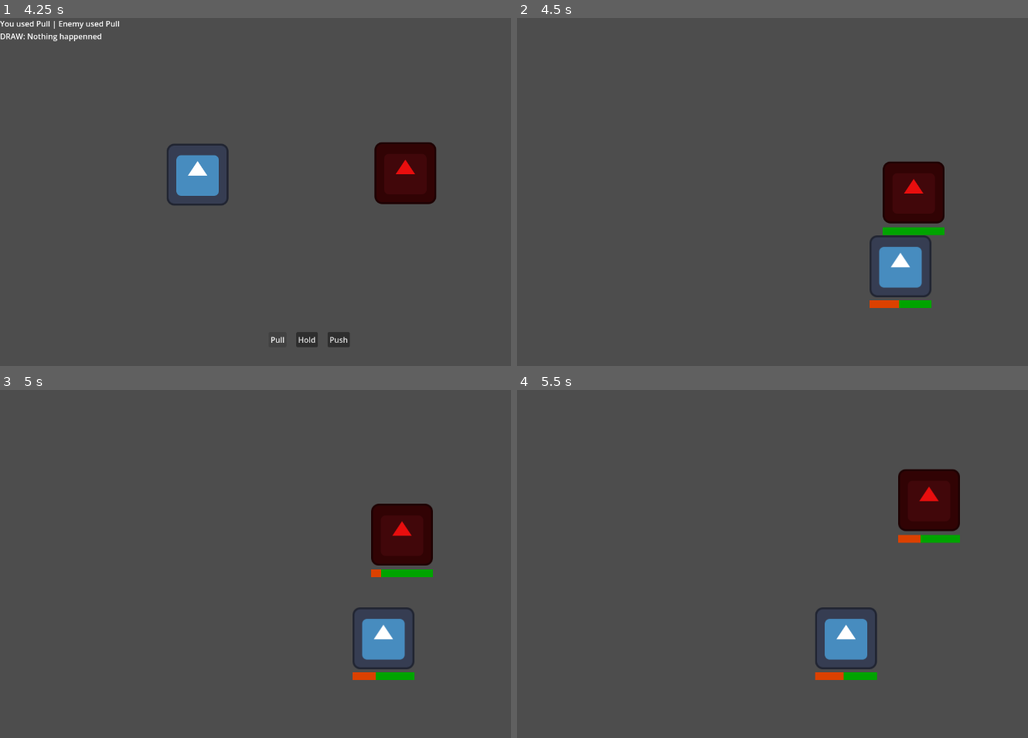
Above: before the commit, frames 1-4 (two rows, left to right).
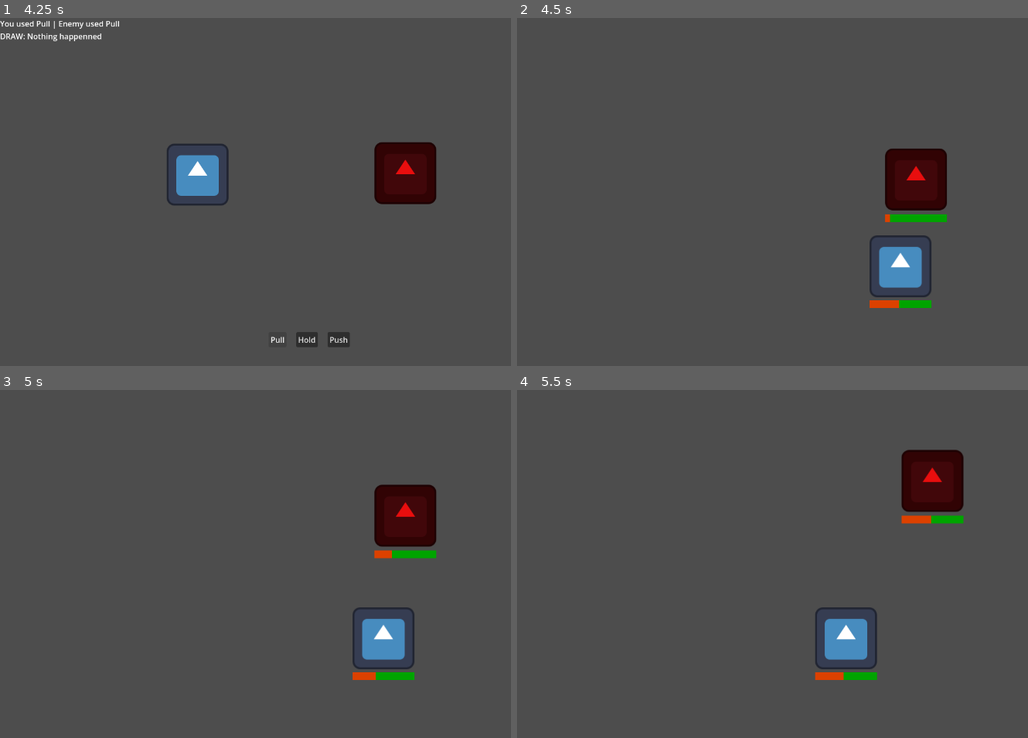
Above: after the commit, the same moments.

Repository: johnreybacal/gran-theft-aubrey
Game: Godot game, scene res://scenes/game_explore.tscn
Same seed, same stepped clock (60 frames per second), same inputs: the game is played once before the commit and once after it. The engine's default icon, where the game draws it, is replaced by a stand-in: a white triangle on a blue panel in a dark square.
Inputs:
- Up to frame 1 (4.25 s): tap Enter at 0.5 s; hold D (move_right) 0.53-1.28 s; hold S (move_down) 1.28-2.03 s; hold D (move_right) 2.03-2.78 s; hold W (move_up) 2.78-3.5 s; click "Pull" at 3.5 s
- Up to frame 2 (4.5 s): click "Hold" at 4.25 s
- Up to frame 3 (5 s): no input
- Up to frame 4 (5.5 s): hold A (move_left) from 5.03 s (still down)

Frame 1 is identical in both runs. In frame 2, 1.6% of the frame differs, in the area x 71-85%, y 37-63%; in frame 3, 2.0%; in frame 4, 2.1%, in the area x 74-88%, y 17-44%.

Commit message:
stolen state | code improvement

Diff:
--- a/scripts/classes.gd
+++ b/scripts/classes.gd
@@ -4,7 +4,7 @@
     var instance_id: int
     var arthritis: float = 0
     var max_arthritis: float = 5
-    var arthritis_rate: float = 2
+    var arthritis_rate: float = 1
     var is_recovering: bool = false
     var stats: GrannyStats
 
@@ -48,6 +48,7 @@
     var is_chasing: bool = false
     var is_avoiding: bool = false
     var is_stunned: bool = false
+    var is_stolen: bool = false
 
     static func init(p_instance_id: int, p_stats: GrannyStats, p_arthritis_rate: float = 1):
         var instance = GrannyNpc.new()
@@ -56,3 +57,24 @@
 
     func is_moving():
         return is_chasing or is_avoiding
+
+    func can_encounter():
+        if not is_stolen:
+            return true
+        return is_chasing
+
+    func on_encounter_end(is_loser: bool):
+        is_stolen = is_loser
+        if is_loser:
+            is_avoiding = false
+            is_chasing = true
+            is_stunned = true
+            stats.on_stunned()
+            StateManager.enemies_defeated.append(self )
+        else:
+            is_chasing = false
+            is_avoiding = true
+            if self in StateManager.enemies_defeated:
+                var index: int = StateManager.enemies_defeated.find(self )
+                if index != -1:
+                    StateManager.enemies_defeated.remove_at(index)
--- a/scripts/explore_enemy.gd
+++ b/scripts/explore_enemy.gd
@@ -22,8 +22,25 @@
     # Make sure to not await during _ready.
     _actor_setup.call_deferred()
 
+func _physics_process(delta: float) -> void:
+    if StateManager.is_encountered:
+        return
 
-func _process(delta: float) -> void:
+    var is_stunned = _check_intervals(delta)
+
+    if navigation_agent.is_navigation_finished() or not granny.can_move() or is_stunned:
+        granny.decrease_arthritis(delta)
+        return
+
+    var next_path_position: Vector2 = navigation_agent.get_next_path_position()
+
+    velocity = global_position.direction_to(next_path_position) * (move_speed * (.75 if granny.is_avoiding else 1.))
+
+    granny.increase_arthritis(delta)
+
+    move_and_slide()
+
+func _check_intervals(delta: float):
     if granny.is_stunned:
         stun_interval -= delta
         if stun_interval <= 0:
@@ -31,7 +48,7 @@
             stun_interval = 2
             granny.stats.on_stun_end()
 
-        return
+        return true
 
     if player and granny.is_moving() and granny.can_move():
         target_interval -= delta
@@ -57,29 +74,8 @@
                 granny.is_chasing = false
                 chase_interval = 5
 
+    return false
 
-func _physics_process(delta: float) -> void:
-    if StateManager.is_encountered:
-        return
-    if navigation_agent.is_navigation_finished() or not granny.can_move():
-        granny.decrease_arthritis(delta)
-        return
-
-    var next_path_position: Vector2 = navigation_agent.get_next_path_position()
-
-    velocity = global_position.direction_to(next_path_position) * (move_speed * (.75 if granny.is_avoiding else 1.))
-
-    granny.increase_arthritis(delta)
-
-    move_and_slide()
-
-    var collision := get_last_slide_collision()
-    if collision:
-        var collider = collision.get_collider()
-        if collider is ExplorePlayer:
-            var direction = collider.position.direction_to(position).normalized()
-            move_and_collide(direction * 25)
-            EventBus.on_encounter_start.emit(get_instance_id())
 
 func _actor_setup():
     # Wait for the first physics frame so the NavigationServer can sync.
@@ -94,23 +90,9 @@
 
     player = instance_from_id(StateManager.player.instance_id)
 
-    target_interval = .25
+    target_interval = 0
     stun_interval = 1
     avoid_interval = 2
     chase_interval = 5
 
-    _set_movement_target(position)
-
-    if is_loser:
-        granny.is_avoiding = false
-        granny.is_chasing = true
-        granny.is_stunned = true
-        granny.stats.on_stunned()
-        StateManager.enemies_defeated.append(granny)
-    else:
-        granny.is_chasing = false
-        granny.is_avoiding = true
-        if granny in StateManager.enemies_defeated:
-            var index: int = StateManager.enemies_defeated.find(granny)
-            if index != -1:
-                StateManager.enemies_defeated.remove_at(index)
+    granny.on_encounter_end(is_loser)
--- a/scripts/explore_player.gd
+++ b/scripts/explore_player.gd
@@ -25,6 +25,8 @@
     if collision:
         var collider = collision.get_collider()
         if collider is ExploreEnemy:
+            if not collider.granny.can_encounter():
+                return
             var direction = collider.position.direction_to(position).normalized()
             move_and_collide(direction * 25)
             EventBus.on_encounter_start.emit(collider.get_instance_id())
